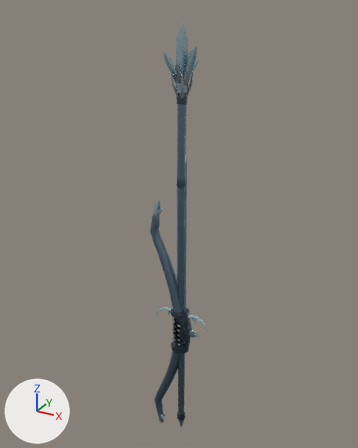
What one commit did to the glTF model client/public/q/gear/weapons_glacial.glb.
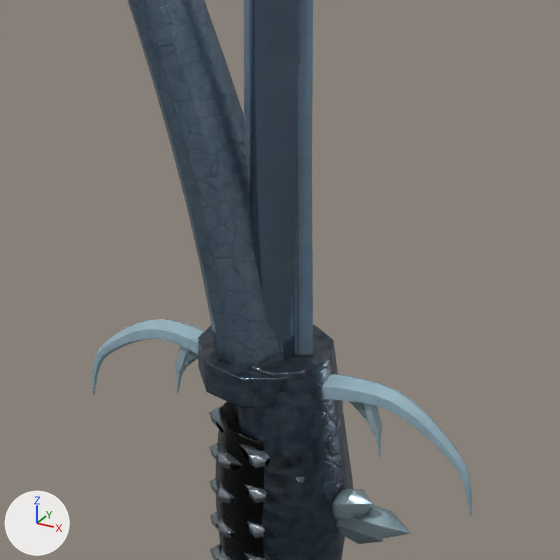
Each version is shown whole from a 50 mm lens placed at (1.017, -1.875, 1.532), pointed at (-0.05, 0.065, 0.563), then close up on the part from 40% to 61% of the width and 59% to 76% of the height. The lights are fixed; the arrows at lower left show +X, +Y and +Z. The older version's two pictures come first.

The first close-up shows 'blade', 'bow', 'dagger', 'staff'.
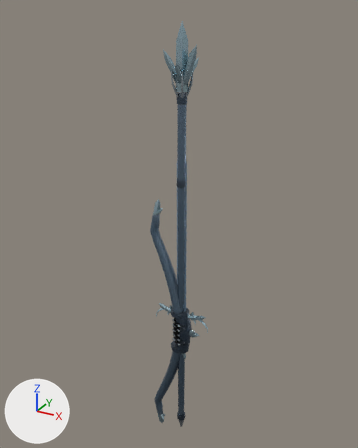
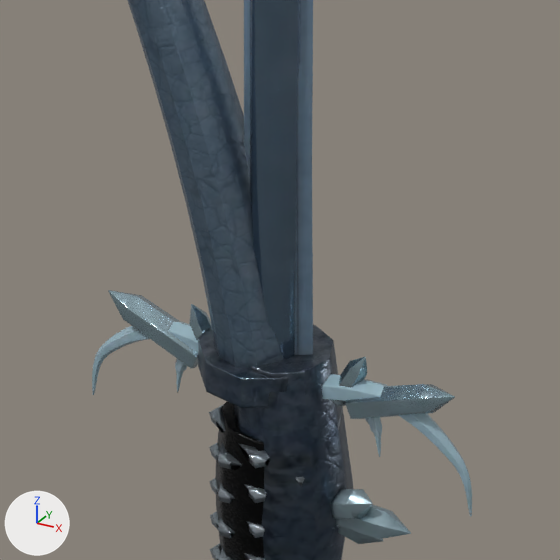
What the commit changed:
Picture 'spellblade_color' (img_spellblade_color) is new.
Picture 'spellblade_normal' (img_spellblade_normal) is new.
Material 'spellblade_baked' (mat_spellblade_baked) is new.
Uses the picture img_spellblade_color.
Uses the picture img_spellblade_normal.
Mesh me_spellblade is new.
It has 957 vertices, 1838 faces and spans x -0.136..0.136, y -0.036..0.036, z -0.206..0.84.
It uses material mat_spellblade_baked.
Object 'spellblade' (ob_spellblade) is new; it shows me_spellblade.
Its location is (0.0, 0.0, 0.0).

Location of each change, [x1, y1, x2, y2] in pixels of the close-ups (560 x 560 px):
'spellblade', added: after [108, 290, 455, 419]
